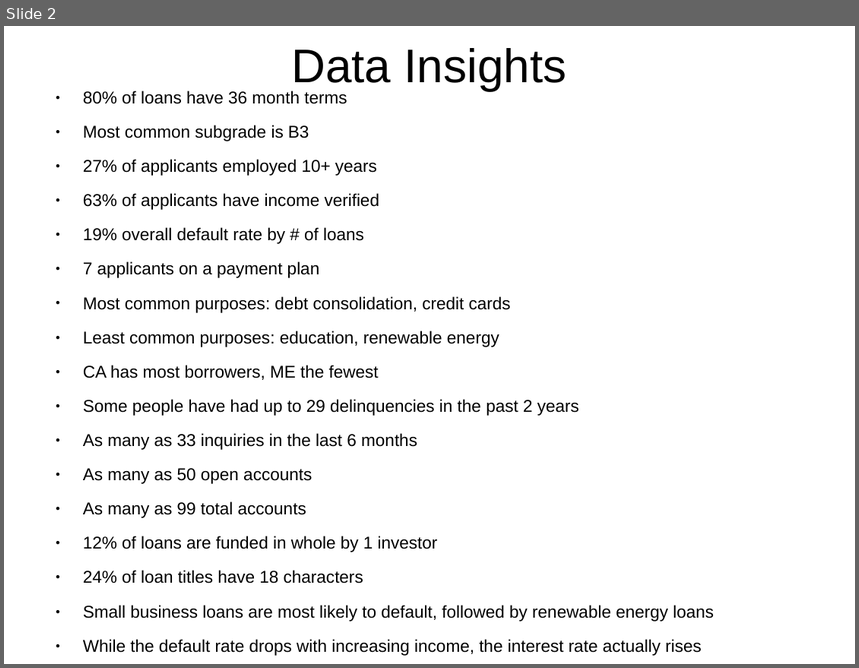
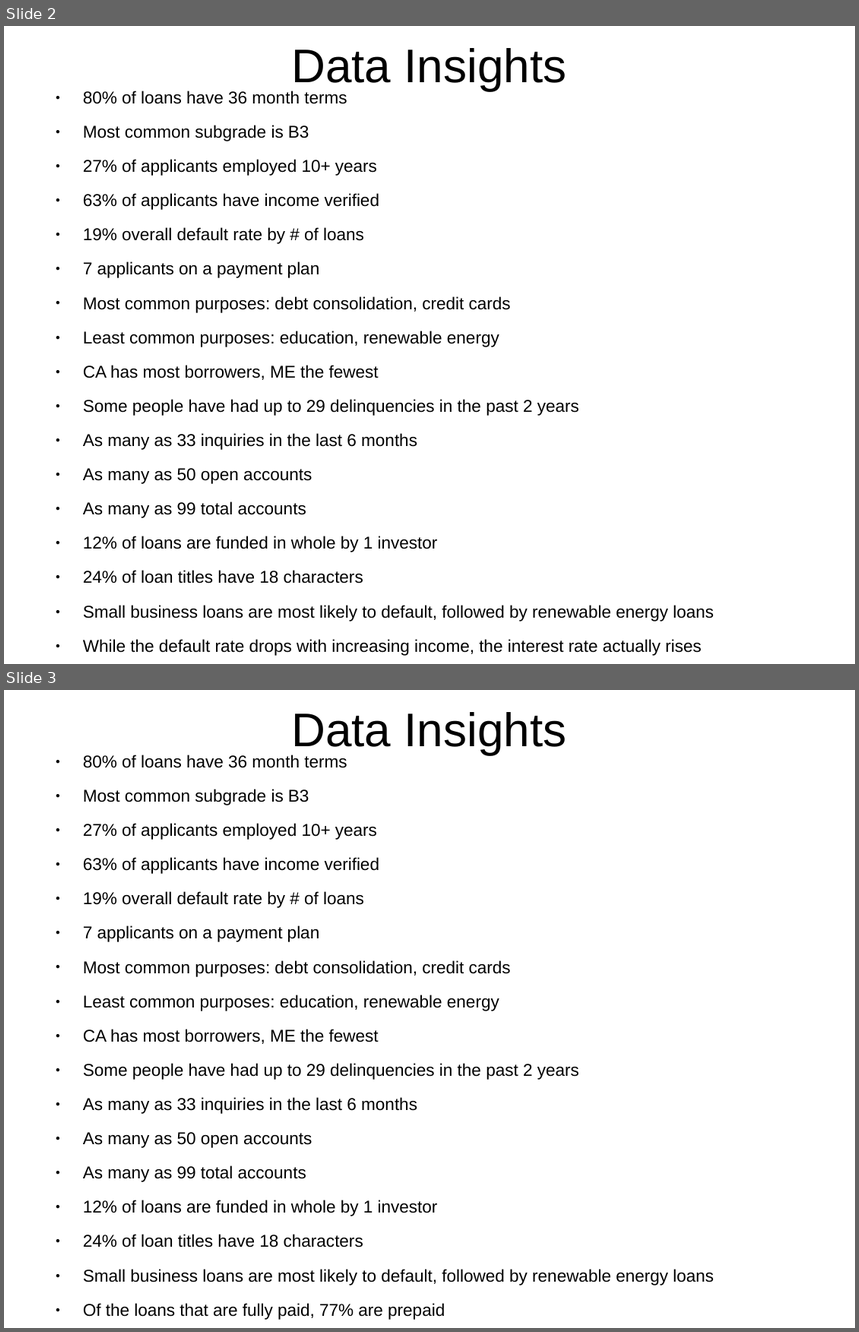
Before and after one commit to abradle2/LendingLounge, a slide deck: analysis/data_visualization.ppt. Shown one above the other, each under a label of ours: slide 2 before the commit, slides 2 and 3 after it. The pictures are 859x668 and 859x1332 pixels, drawn with LibreOffice and Linux fonts; fonts in the diff are those of the drawing. Boxes give left, top, right and bottom in pixels: in the first picture for what was removed or moved away, otherwise in the second. Text is boxed around its words. In the diff, an @@ line names an element or a change of style, - is before the commit and + after.

Commit message:
added classifier for defaults

```diff
--- a/analysis/data_visualization.ppt
+++ b/analysis/data_visualization.ppt
@@ slide 3 added at [4, 690, 855, 1328], background #FFFFFF @@
@@ title added at [291, 712, 567, 755], 44 pt, text #000000 @@
+Data Insights
@@ text added at [83, 755, 714, 1320], 16 pt, text #000000 @@
+● 80% of loans have 36 month terms
+● Most common subgrade is B3
+● 27% of applicants employed 10+ years
+● 63% of applicants have income verified
+● 19% overall default rate by # of loans
+● 7 applicants on a payment plan
+● Most common purposes: debt consolidation, credit cards
+● Least common purposes: education, renewable energy
+● CA has most borrowers, ME the fewest
+● Some people have had up to 29 delinquencies in the past 2 years
+● As many as 33 inquiries in the last 6 months
+● As many as 50 open accounts
+● As many as 99 total accounts
+● 12% of loans are funded in whole by 1 investor
+● 24% of loan titles have 18 characters
+● Small business loans are most likely to default, followed by renewable energy loans
+● Of the loans that are fully paid, 77% are prepaid
```
Also in this commit, not shown: 18 other files.
